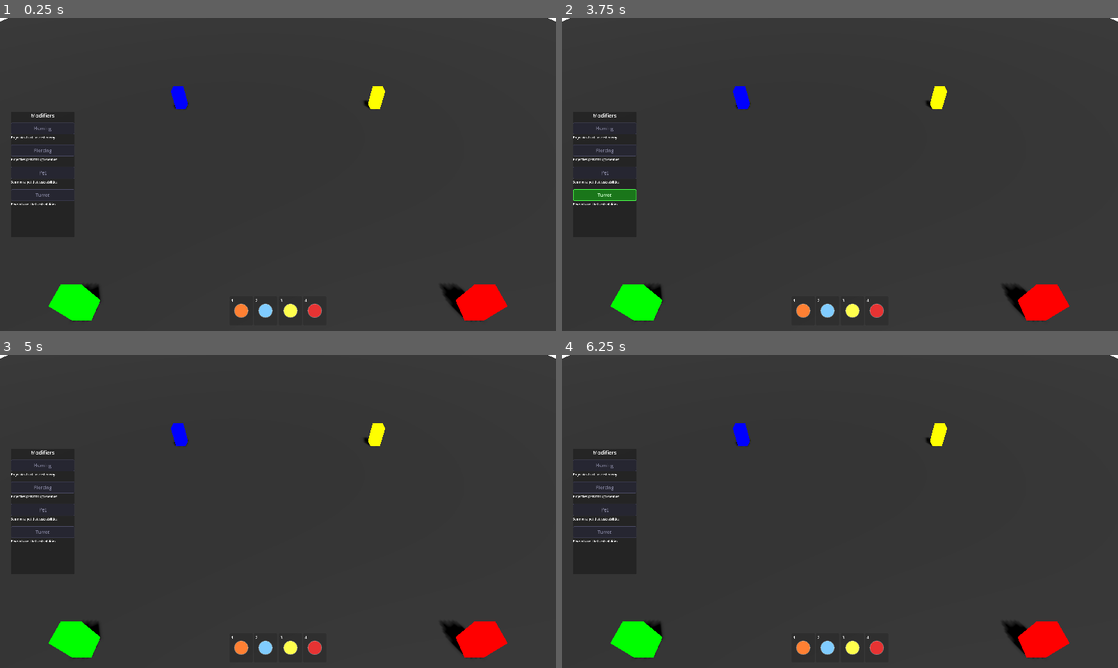
Above: before the commit, frames 1-4 (two rows, left to right).
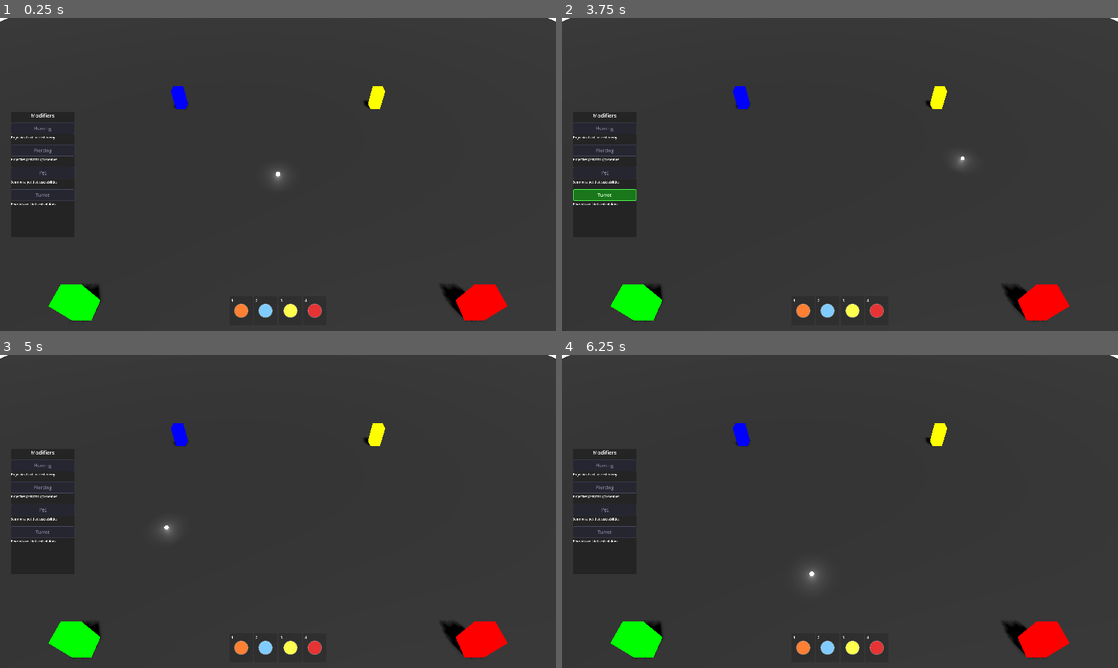
Above: after the commit, the same moments.

Repository: PersonThing/cs-crawler
Game: Godot game, scene res://scenes/game_world.tscn
Same seed, same stepped clock (60 frames per second), same inputs: the game is played once before the commit and once after it. This scene is started directly instead of the project's main scene.
Inputs (mouse positions are in pixels of both pictures, inside the frame that each line leads up to):
- Up to frame 1 (0.25 s): no input
- Up to frame 2 (3.75 s): click "Homing" at 0.5 s; click "Piercing" at 1.25 s; click "Pet" at 2 s; click "Turret" at 2.75 s; tap Enter at 3.5 s; move the mouse to (962, 158) at 3.52 s; hold D (move_right) from 3.53 s (still down); hold 1 (ability_1) from 3.53 s (still down); click (962, 158) at 3.67 s
- Up to frame 3 (5 s): tap Space at 4.25 s; move the mouse to (166, 527) at 4.27 s; release D (move_right) at 4.28 s; release 1 (ability_1) at 4.28 s; hold S (move_back) from 4.28 s (still down); tap 2 (ability_2) at 4.35 s; click (166, 527) at 4.42 s
- Up to frame 4 (6.25 s): tap Enter at 5 s; move the mouse to (895, 442) at 5.02 s; release S (move_back) at 5.03 s; hold D (move_right) 5.03-5.78 s; hold 3 (ability_3) 5.03-5.78 s; click (895, 442) at 5.17 s; tap Space at 5.75 s; move the mouse to (812, 574) at 5.77 s; hold W (move_forward) from 5.78 s (still down); tap 4 (ability_4) at 5.85 s; click (812, 574) at 5.92 s

The runs differ from the first frame. In frame 1, less than 0.1% of the frame differs, in the area x 48-52%, y 48-53%; in frame 2, less than 0.1%; in frame 3, less than 0.1%; in frame 4, 0.1%, in the area x 43-47%, y 68-74%.

Commit message:
target indicator

Diff:
--- a/cs-crawler-godot/client/scripts/game_world.gd
+++ b/cs-crawler-godot/client/scripts/game_world.gd
@@ -37,6 +37,7 @@
 var ground_items: Dictionary = {}
 var enemy_ui_manager: Control = null
 var inventory_panel: Control = null
+var cursor_indicator: MeshInstance3D = null
 
 # Pending pickup target (ground item ID to pick up when in range)
 var pending_pickup_target: String = ""
@@ -54,6 +55,7 @@
 	_setup_minions_container()
 	_setup_ground_items_container()
 	_setup_inventory_panel()
+	_setup_cursor_indicator()
 
 	# Check if we're already joined (main menu handled the join)
 	if GameManager.local_player_id != "":
@@ -893,12 +895,57 @@
 		local_player.set_move_target(result.position)
 		_show_click_indicator(result.position)
 
+func _setup_cursor_indicator() -> void:
+	cursor_indicator = MeshInstance3D.new()
+	var sphere = SphereMesh.new()
+	sphere.radius = 0.15
+	sphere.height = 0.3
+	cursor_indicator.mesh = sphere
+
+	var material = StandardMaterial3D.new()
+	material.albedo_color = Color(0.9, 0.9, 0.9, 0.6)
+	material.emission_enabled = true
+	material.emission = Color(1.0, 1.0, 1.0)
+	material.emission_energy_multiplier = 4.0
+	material.transparency = BaseMaterial3D.TRANSPARENCY_ALPHA
+	cursor_indicator.material_override = material
+
+	var light = OmniLight3D.new()
+	light.light_color = Color(1.0, 1.0, 1.0)
+	light.light_energy = 0.5
+	light.omni_range = 2.0
+	cursor_indicator.add_child(light)
+
+	cursor_indicator.visible = false
+	add_child(cursor_indicator)
+
+func _update_cursor_indicator() -> void:
+	if not camera or not cursor_indicator:
+		return
+
+	var mouse_pos = get_viewport().get_mouse_position()
+	var from = camera.project_ray_origin(mouse_pos)
+	var to = from + camera.project_ray_normal(mouse_pos) * 1000.0
+
+	var space_state = get_world_3d().direct_space_state
+	var query = PhysicsRayQueryParameters3D.create(from, to)
+	query.collision_mask = 1 << 3  # Layer 4: Environment
+
+	var result = space_state.intersect_ray(query)
+	if result:
+		cursor_indicator.global_position = result.position + Vector3(0, 0.05, 0)
+		cursor_indicator.visible = true
+	else:
+		cursor_indicator.visible = false
+
 func _show_click_indicator(pos: Vector3) -> void:
 	var indicator = click_indicator_scene.instantiate()
 	add_child(indicator)
 	indicator.global_position = pos
 
 func _process(delta: float) -> void:
+	_update_cursor_indicator()
+
 	if is_instance_valid(local_player):
 		# Update camera with deadzone and separation
 		_update_camera_with_deadzone(delta)
